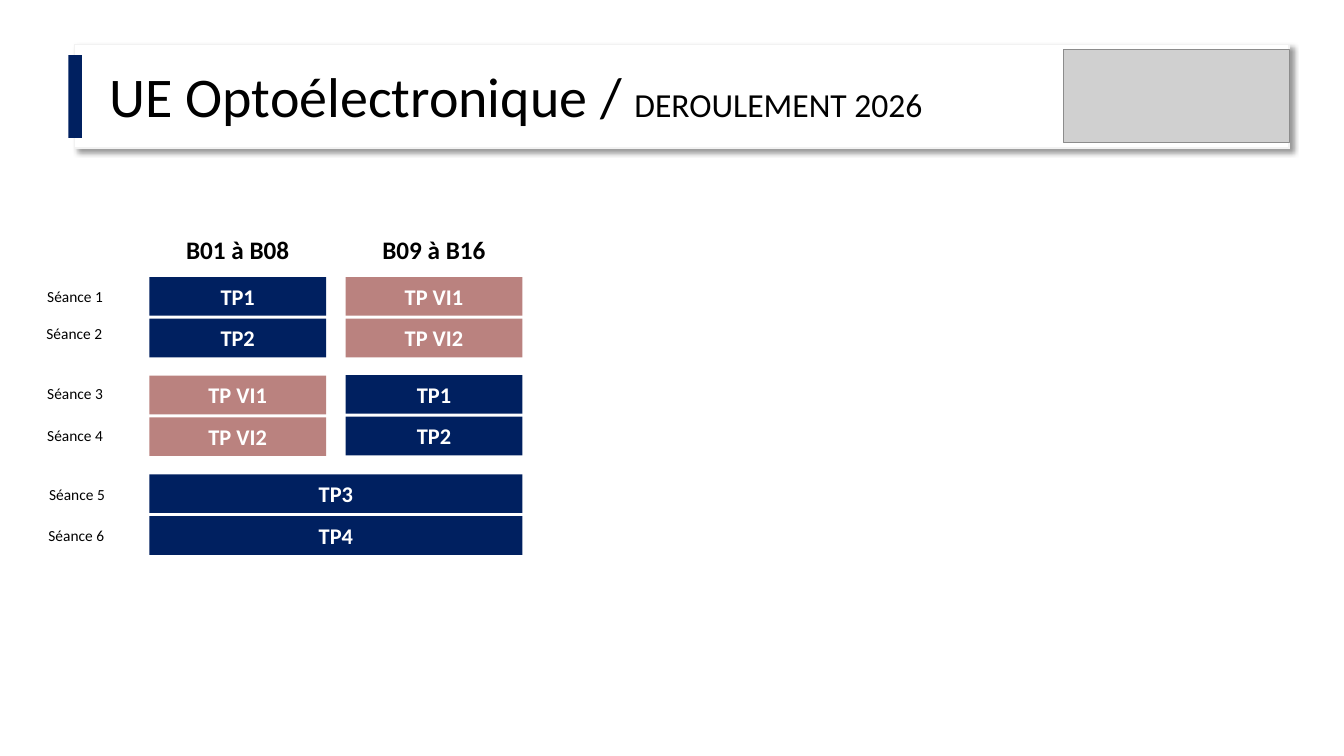
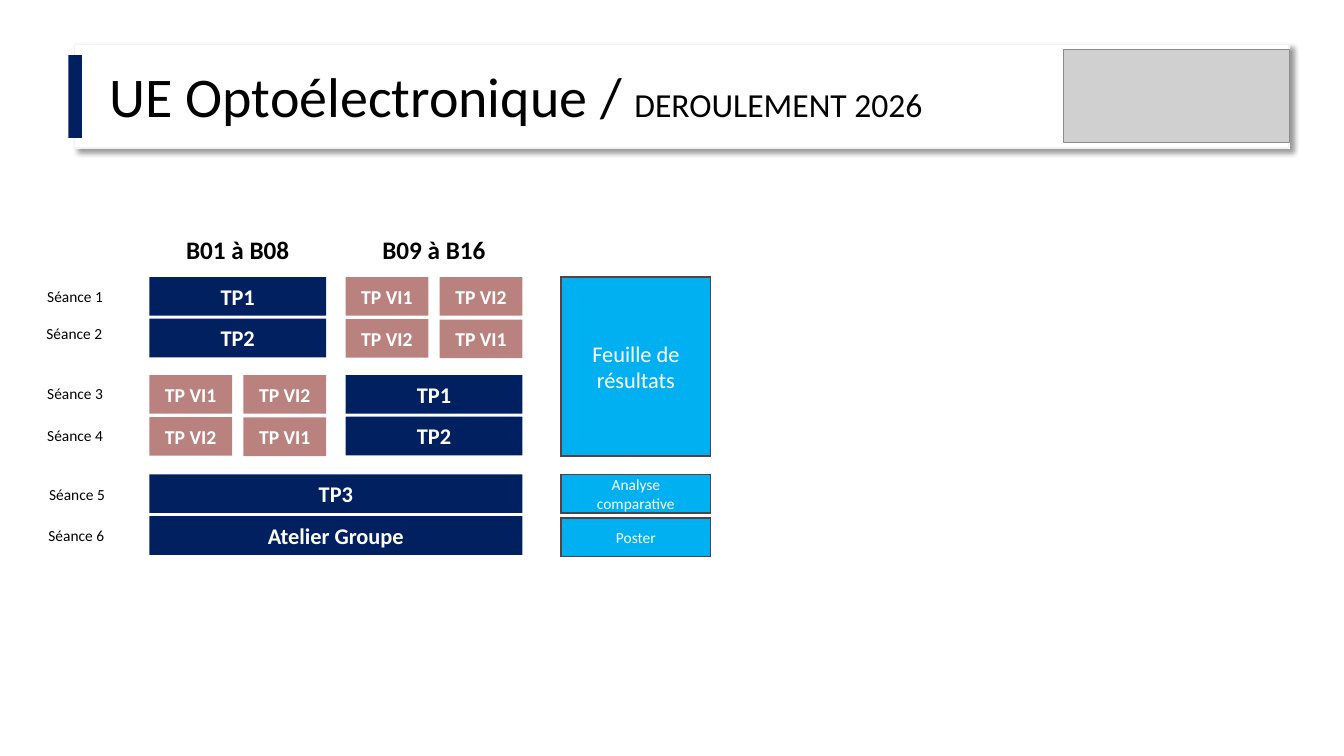
Before and after one commit to IOGS-Digital-Methods/semester-5, a slide deck: slide 8 of OptoElectronique/Cours/S5_Optoelectronique_2026_lite.pptx. Drawn at 1344x756 pixels with LibreOffice and Linux fonts; fonts in the diff are those of the drawing; grey boxes stand for pictures. Boxes give left, top, right and bottom in pixels: in the first picture for what was removed or moved away, otherwise in the second. Text is boxed around its words. In the diff, an @@ line names an element or a change of style, - is before the commit and + after.

```diff
--- a/OptoElectronique/Cours/S5_Optoelectronique_2026_lite.pptx
+++ b/OptoElectronique/Cours/S5_Optoelectronique_2026_lite.pptx
@@ rectangle "TP VI1": place and size @@
-rectangle "TP VI1" at bbox=[346, 277, 523, 316]
+rectangle "TP VI1" at bbox=[346, 277, 429, 316]
@@ rectangle added at bbox=[440, 277, 522, 316], fill #BA827F, 14 pt, text #FFFFFF, bold @@
+TP VI2
@@ rectangle added at bbox=[562, 277, 711, 457], fill #00B0F0, outline #574249 1 pt, 16 pt, text #FFFFFF @@
+Feuille de résultats
@@ size 16 to 14 pt in 4 elements at bbox=[346, 277, 429, 316], bbox=[149, 417, 232, 456], bbox=[149, 375, 232, 413], bbox=[346, 320, 429, 358] @@
@@ rectangle "TP VI2": place and size @@
-rectangle "TP VI2" at bbox=[346, 319, 523, 357]
+rectangle "TP VI2" at bbox=[346, 320, 429, 358]
@@ rectangle added at bbox=[440, 320, 522, 358], fill #BA827F, 14 pt, text #FFFFFF, bold @@
+TP VI1
@@ rectangle "TP VI1": place and size @@
-rectangle "TP VI1" at bbox=[149, 376, 327, 414]
+rectangle "TP VI1" at bbox=[149, 375, 232, 413]
@@ rectangle added at bbox=[243, 375, 326, 413], fill #BA827F, 14 pt, text #FFFFFF, bold @@
+TP VI2
@@ rectangle "TP VI2": place and size @@
-rectangle "TP VI2" at bbox=[149, 417, 327, 456]
+rectangle "TP VI2" at bbox=[149, 417, 232, 456]
@@ rectangle added at bbox=[243, 417, 326, 456], fill #BA827F, 14 pt, text #FFFFFF, bold @@
+TP VI1
@@ rectangle added at bbox=[562, 475, 711, 513], fill #00B0F0, outline #574249 1 pt, 11 pt, text #FFFFFF @@
+Analyse comparative
@@ text in rectangle at bbox=[268, 528, 404, 548]: text changed @@
-TP4
+Atelier Groupe
@@ rectangle added at bbox=[562, 518, 711, 557], fill #00B0F0, outline #574249 1 pt, 11 pt, text #FFFFFF @@
+Poster
```
Also in this commit, not shown: 1 other slide changed, 12 other files.
